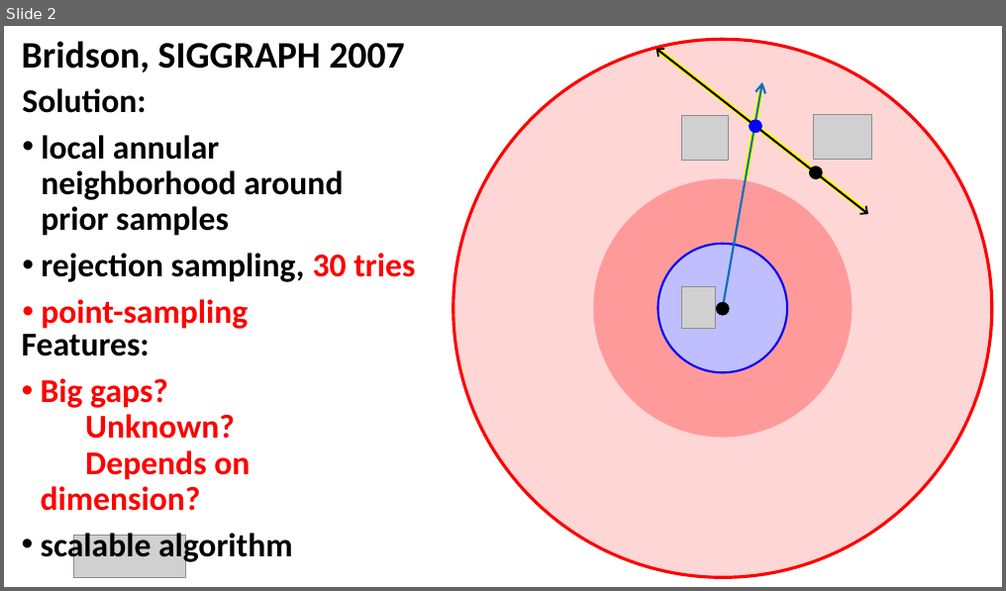
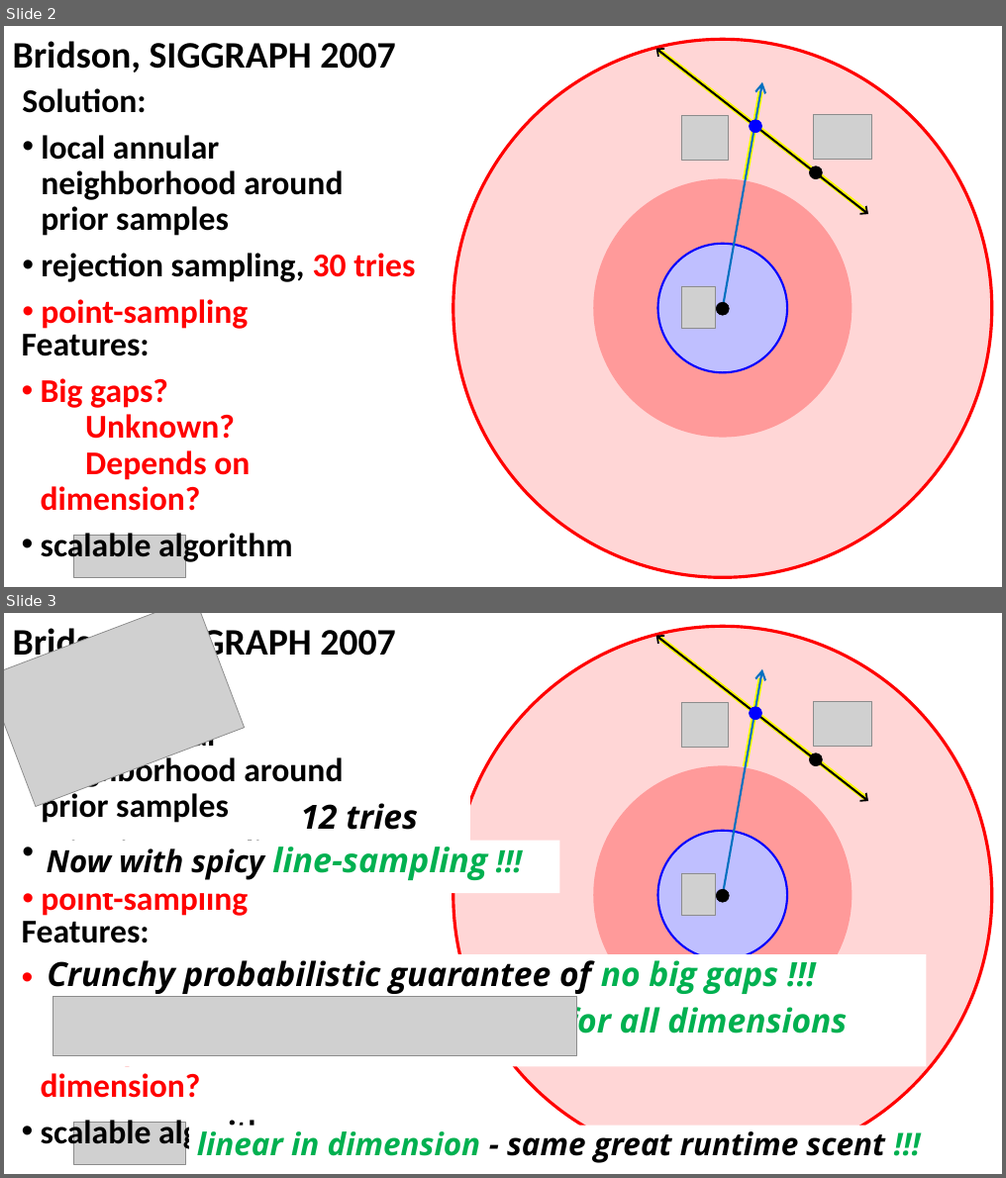
Before and after one commit to 1iyiwei/sd-tog18, a slide deck: fast-forward/fast-forward.pptx. Shown one above the other, each under a label of ours: slide 2 before the commit, slides 2 and 3 after it. The pictures are 1006x591 and 1006x1178 pixels, drawn with LibreOffice and Linux fonts; fonts in the diff are those of the drawing; grey boxes stand for pictures. Boxes give left, top, right and bottom in pixels: in the first picture for what was removed or moved away, otherwise in the second. Text is boxed around its words. In the diff, an @@ line names an element or a change of style, - is before the commit and + after.

```diff
--- a/fast-forward/fast-forward.pptx
+++ b/fast-forward/fast-forward.pptx
@@ slide 3 added at box(4, 613, 1002, 1174), background #FFFFFF @@
@@ picture added at box(4, 613, 245, 807) @@
@@ text added at box(13, 624, 396, 664), 36 pt, text #000000, bold @@
+Bridson, SIGGRAPH 2007
@@ group added at box(453, 627, 992, 1165): 7 ellipses, 3 pictures, 2 lines, 1 arrow, 1 double arrow @@
@@ text added at box(41, 737, 415, 916), 32 pt, text #000000, bold @@
+Solution:
+• local annular neighborhood around prior samples
+• rejection sampling, 30 tries
+• point-sampling
@@ text added at box(301, 803, 417, 830), 32 pt, text #000000, bold, italic @@
+12 tries
@@ rectangle added at box(39, 841, 559, 894), fill #FFFFFF, 29.6 pt, text #00B050, bold, italic @@
+Now with spicy line-sampling !!!
@@ text added at box(22, 921, 293, 1152), 32 pt, text #FF0000, bold @@
+Features:
+• Big gaps?
+  Unknown?
+  Depends on dimension?
+• scalable algorithm
@@ rectangle added at box(40, 955, 927, 1066), fill #FFFFFF, 32 pt, text #000000, bold, italic @@
+Crunchy probabilistic guarantee of no big gaps !!!
+for all dimensions
@@ picture added at box(53, 996, 576, 1056) @@
@@ picture added at box(73, 1122, 186, 1164) @@
@@ rectangle added at box(190, 1126, 1002, 1174), fill #FFFFFF, 30 pt, text #000000, bold, italic @@
+linear in dimension - same great runtime scent !!!
@@ slide 2 changed as well @@
@@ text "Bridson, SIGGRAPH 2007": place and size @@
-text "Bridson, SIGGRAPH 2007" at box(22, 41, 405, 73)
+text "Bridson, SIGGRAPH 2007" at box(13, 41, 396, 73)
```
Also in this commit, not shown: 2 other slides changed.
